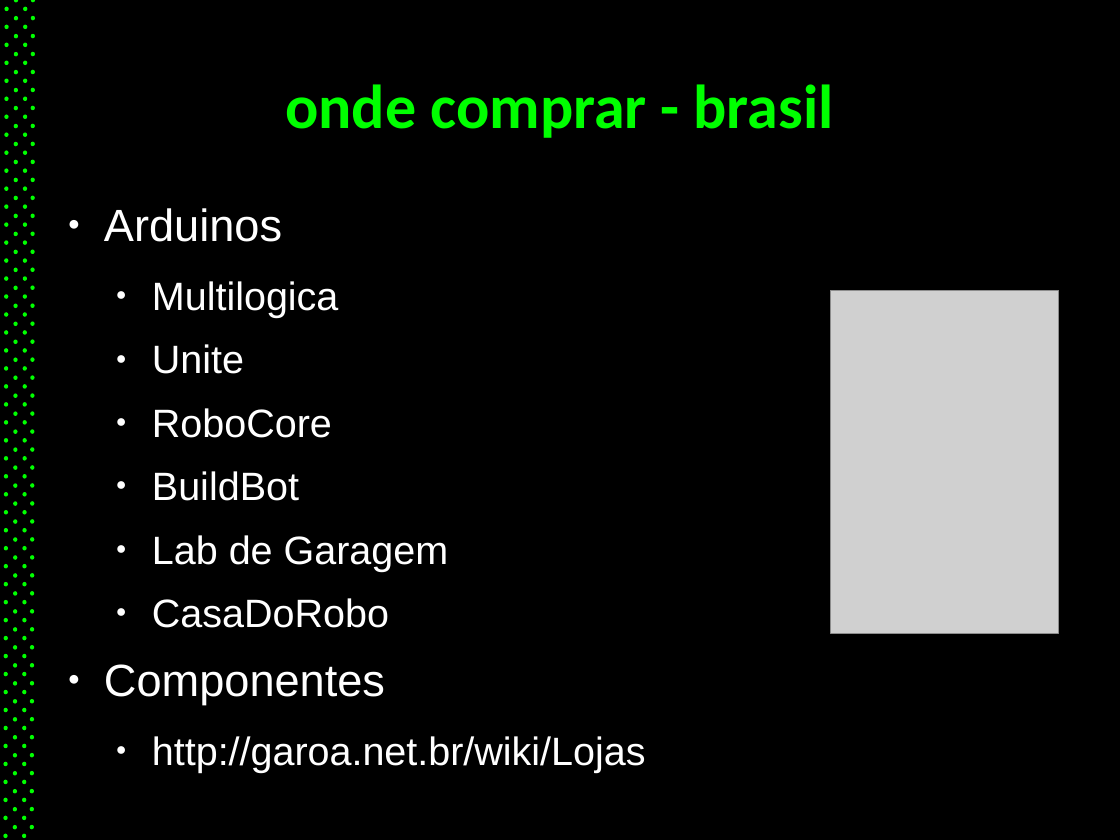
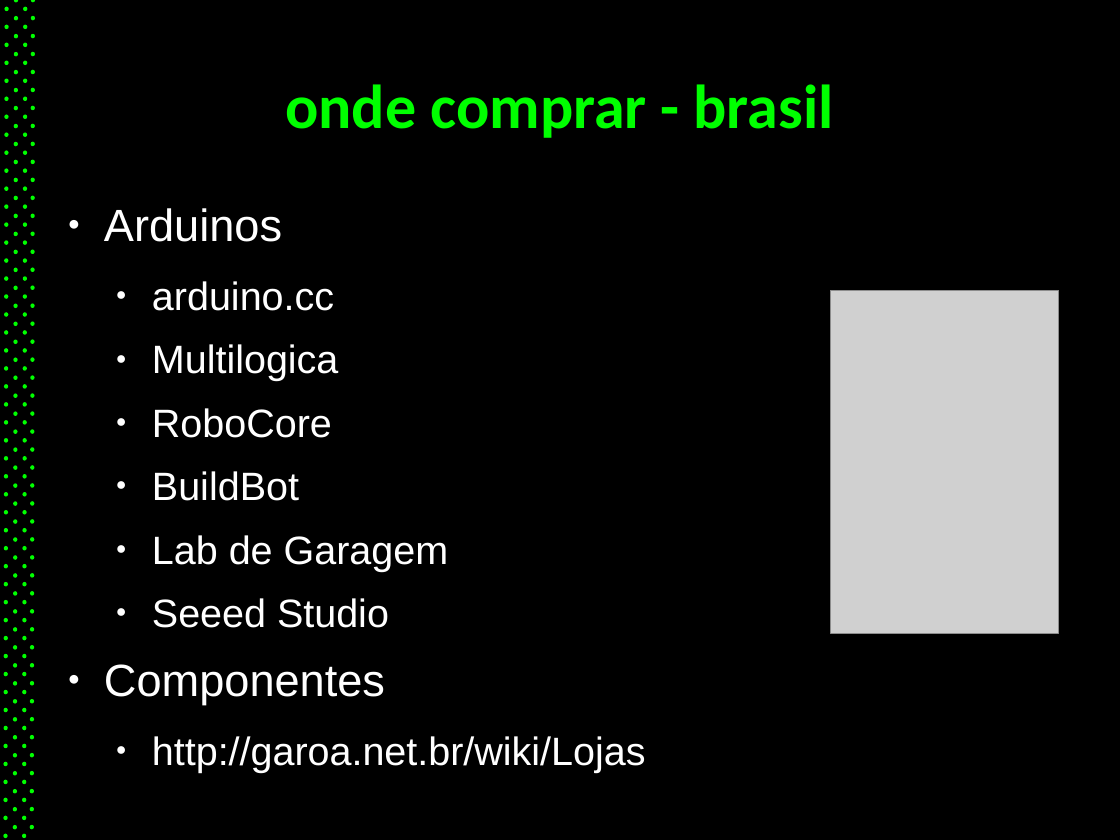
Before and after one commit to eduoda/pub, a slide deck: slide 8 of palestra_arduino.odp. Drawn at 1120x840 pixels with LibreOffice and Linux fonts; fonts in the diff are those of the drawing; grey boxes stand for pictures. Boxes give left, top, right and bottom in pixels: in the first picture for what was removed or moved away, otherwise in the second. Text is boxed around its words. In the diff, an @@ line names an element or a change of style, - is before the commit and + after.

Commit message:
Atualizacoes das palestras de arduino e drupal

```diff
--- a/palestra_arduino.odp
+++ b/palestra_arduino.odp
@@ text at (152, 281, 334, 311): paragraph added @@
+  ● arduino.cc
@@ text at (152, 344, 244, 374): paragraph removed @@
-  ● Unite
@@ text at (152, 598, 389, 628): text changed @@
-  ● CasaDoRobo
+  ● Seeed Studio
```
Also in this commit, not shown: 4 other slides changed, 1 other file.
